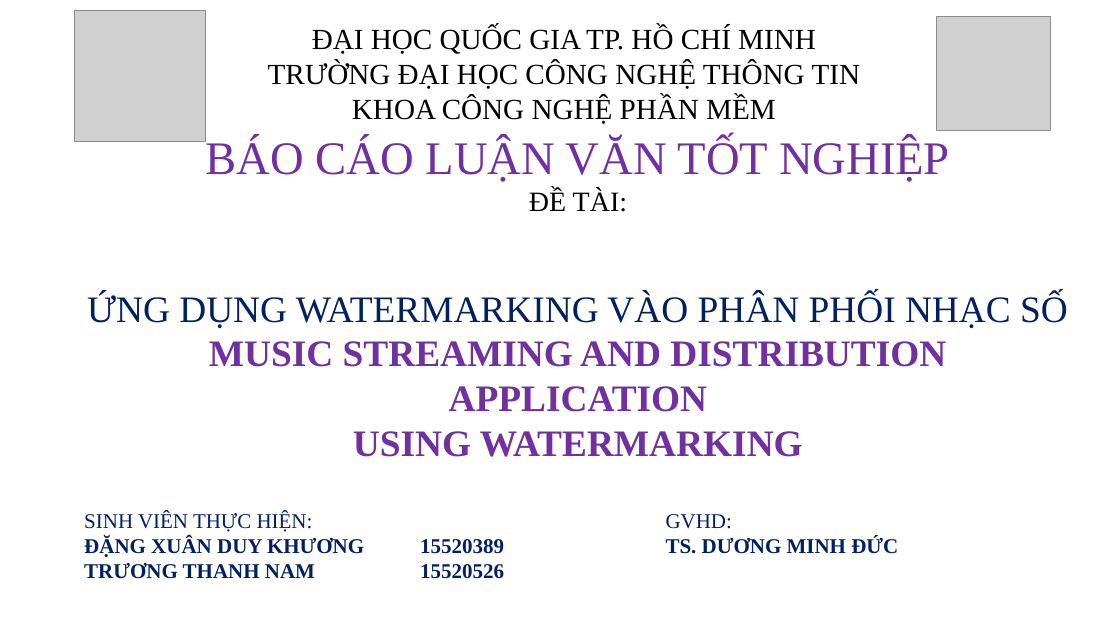
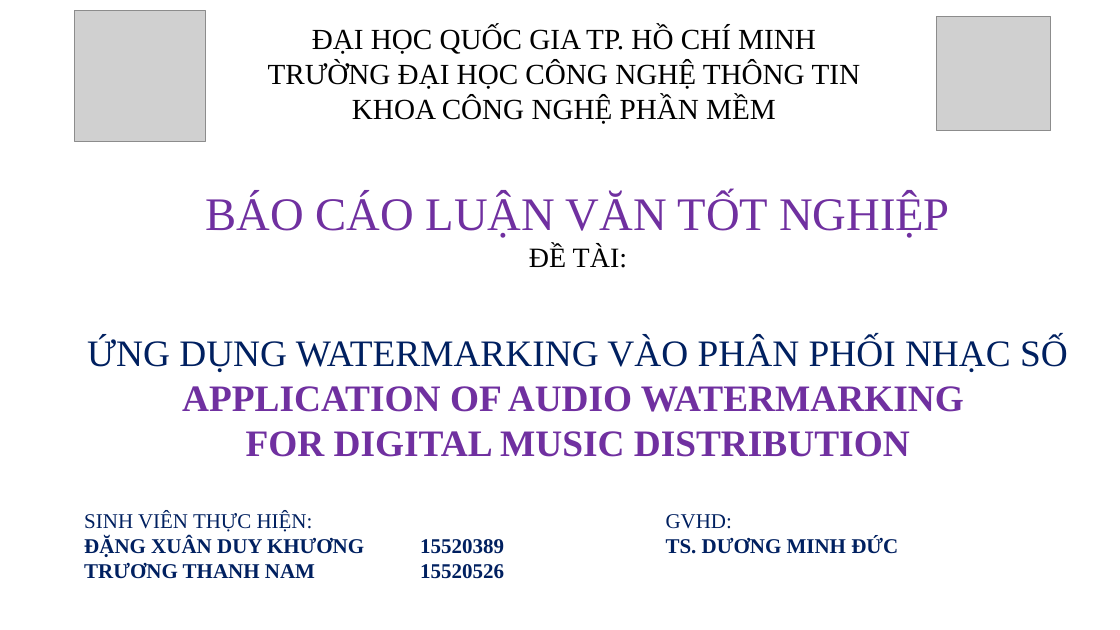
Before and after one commit to TruongThanhNam97/angular-audio, a slide deck: slide 1 of document/BC-LVTN.pptx. Drawn at 1120x630 pixels with LibreOffice and Linux fonts; fonts in the diff are those of the drawing; grey boxes stand for pictures. Boxes give left, top, right and bottom in pixels: in the first picture for what was removed or moved away, otherwise in the second. Text is boxed around its words. In the diff, an @@ line names an element or a change of style, - is before the commit and + after.

Commit message:
+update Slide

```diff
--- a/document/BC-LVTN.pptx
+++ b/document/BC-LVTN.pptx
@@ title at bbox=[87, 194, 1068, 457]: text changed @@
-BÁO CÁO LUẬN VĂN TỐT NGHIỆP
-ĐỀ TÀI:
-ỨNG DỤNG WATERMARKING VÀO PHÂN PHỐI NHẠC SỐ
-MUSIC STREAMING AND DISTRIBUTION APPLICATION
-USING WATERMARKING
+BÁO CÁO LUẬN VĂN TỐT NGHIỆP
+ĐỀ TÀI:
+ỨNG DỤNG WATERMARKING VÀO PHÂN PHỐI NHẠC SỐ
+APPLICATION OF AUDIO WATERMARKING
+FOR DIGITAL MUSIC DISTRIBUTION
```
Also in this commit, not shown: 2 other slides changed.
